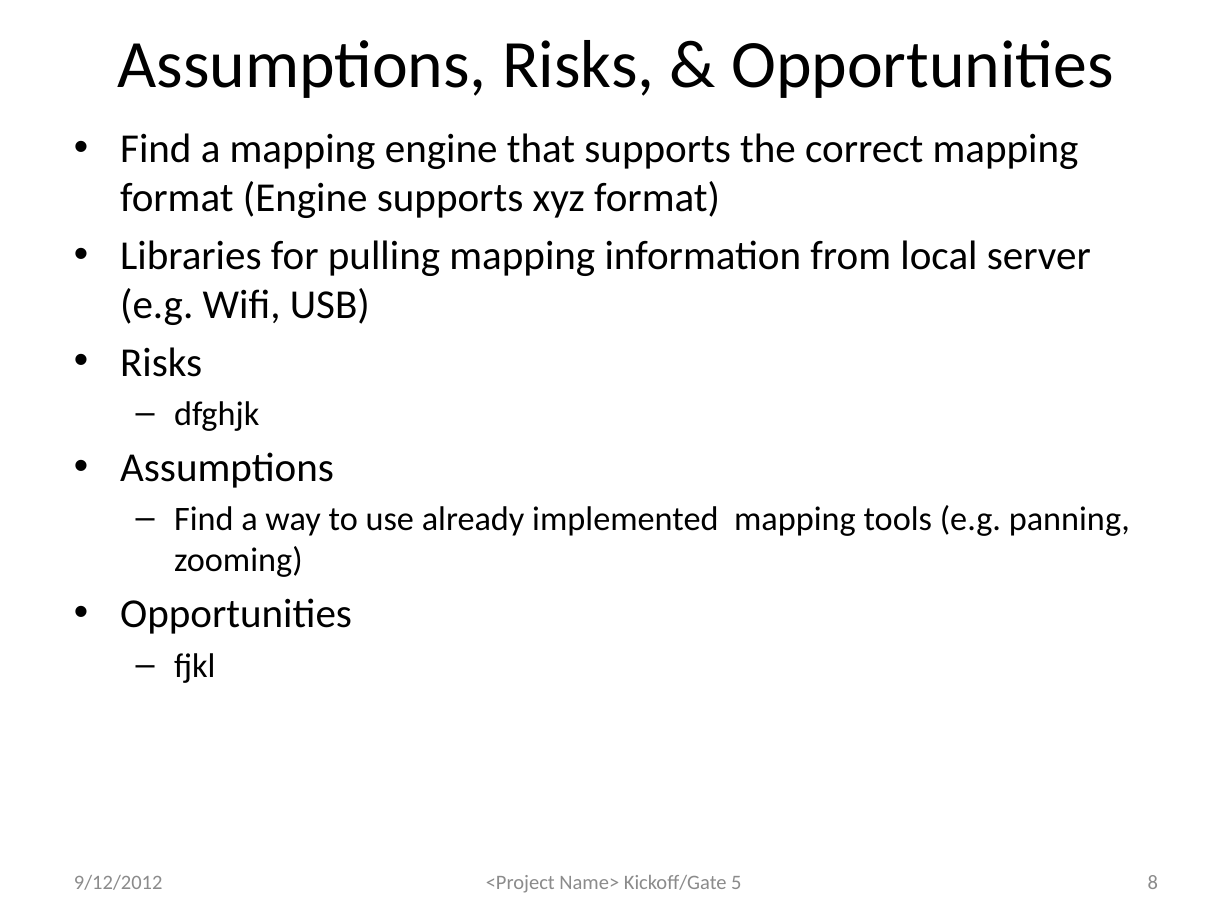
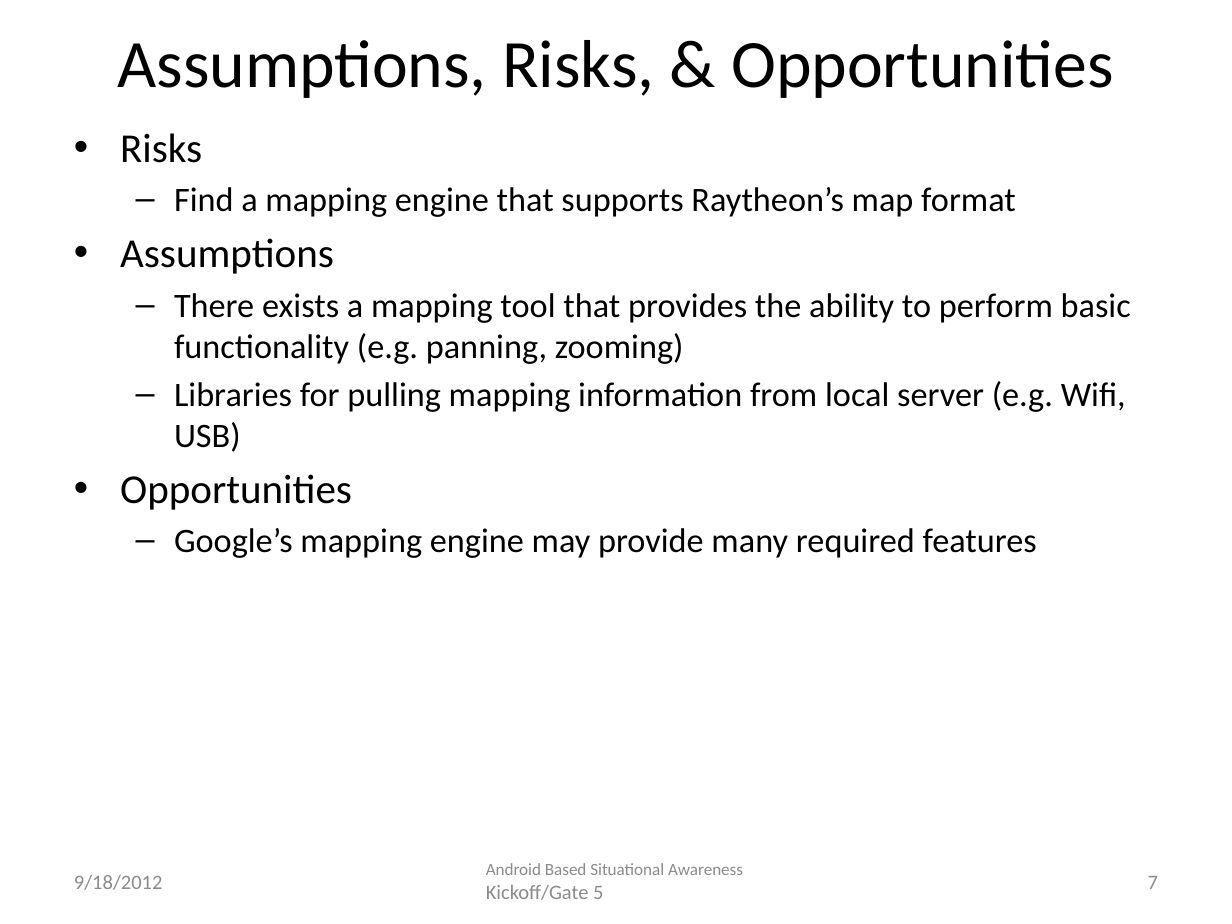
Before and after one commit to atniptw/Senior-Project, a slide deck: slide 7 of Documents/PowerPoints/Senior Design Project - Gate 5 1.0.pptx (slide 8 before the commit). Drawn at 1232x924 pixels with LibreOffice and Linux fonts; fonts in the diff are those of the drawing. Boxes give left, top, right and bottom in pixels: in the first picture for what was removed or moved away, otherwise in the second. Text is boxed around its words. In the diff, an @@ line names an element or a change of style, - is before the commit and + after.

Commit message:
Update slides for presentation

```diff
--- a/Documents/PowerPoints/Senior Design Project - Gate 5 1.0.pptx
+++ b/Documents/PowerPoints/Senior Design Project - Gate 5 1.0.pptx
@@ text at <box>120,133,1131,364</box>: text changed; size 24 to 20 pt @@
-• Find a mapping engine that supports the correct mapping format (Engine supports xyz format)
+• Risks
+  – Find a mapping engine that supports Raytheon’s map format
+• Assumptions
+  – There exists a mapping tool that provides the ability to perform basic functionality (e.g. panning, zooming)
@@ text at <box>120,347,1130,577</box>: paragraphs removed @@
-• Risks
-  – dfghjk
-• Assumptions
-  – Find a way to use already implemented mapping tools (e.g. panning, zooming)
@@ text at <box>174,381,1126,452</box>: size 24 to 20 pt in "Libraries for pulling mapping information from local ..."; bullet • to –; list level 1 to 2 in "Libraries for pulling mapping information ..." @@
@@ text at <box>174,528,1037,558</box>: text changed @@
-  – fjkl
+  – Google’s mapping engine may provide many required features
@@ text at <box>486,863,743,900</box>: text changed; size 12 to 10 pt @@
-<Project Name> Kickoff/Gate 5
+Android Based Situational Awareness Kickoff/Gate 5
@@ text at <box>74,875,163,890</box>: text changed @@
-9/12/2012
+9/18/2012
@@ page number at <box>1148,876,1158,889</box>: text changed @@
-8
+7
```
Also in this commit, not shown: 6 other slides changed, 4 slides removed, 7 other files.
